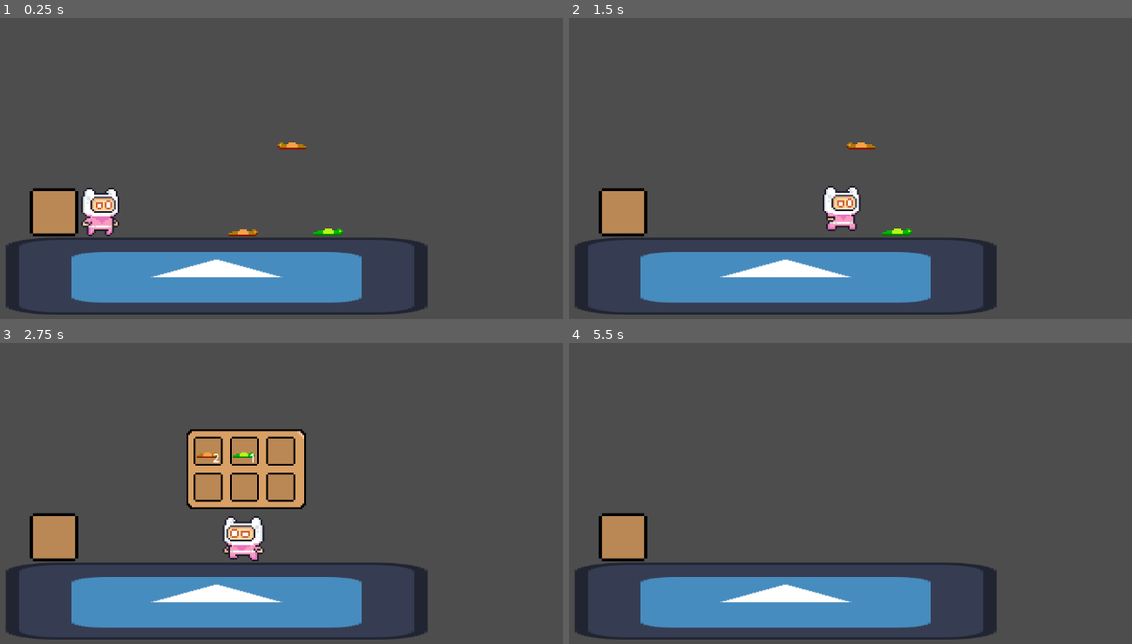
Above: before the commit, frames 1-4 (two rows, left to right).
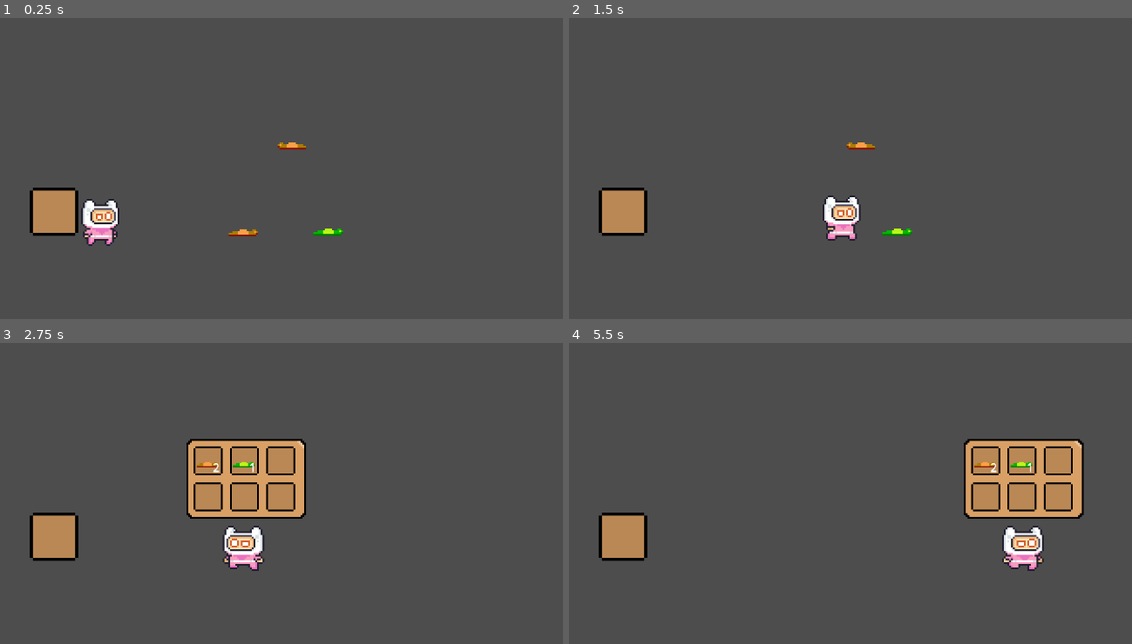
Above: after the commit, the same moments.

Repository: kbyrnes-tcd/rotten-itf
Game: Godot game, scene res://scenes/levels/main.tscn
Two runs of this game, one before a commit and one after it. Both use one fixed random seed, a clock stepped at 60 frames per second and the inputs below. Before the commit the project starts from res://scenes/drafts/main.tscn. The engine's default icon, where the game draws it, is replaced by a stand-in: a white triangle on a blue panel in a dark square.
Inputs:
- Up to frame 1 (0.25 s): no input
- Up to frame 2 (1.5 s): hold D (right) from 0.53 s (still down); tap I (inv) at 0.6, 1.35 s; tap Space (jump) at 0.77 s
- Up to frame 3 (2.75 s): tap Space (jump) at 1.52 s; release D (right) at 2.03 s; hold Left (left) from 2.03 s (still down); tap I (inv) at 2.1 s
- Up to frame 4 (5.5 s): release Left (left) at 2.78 s; hold D (right) 2.78-4.28 s; tap I (inv) every 0.75 s from 2.85 to 5.1 s; tap Space (jump) at 3.02, 3.77, 4.52 s; hold Left (left) 4.28-5.03 s; hold D (right) from 5.03 s (still down)

The runs differ from the first frame. In frame 1, 12% of the frame differs, in the area x 1-77%, y 56-99%; in frame 2, 12%; in frame 3, 16%; in frame 4, 18%, in the area x 1-92%, y 31-99%.

Commit message:
Clean up: re-sorting directories

Diff:
--- a/rotten-itf-game/scenes/drafts/cinematics.tscn
+++ b/rotten-itf-game/scenes/drafts/cinematics.tscn
@@ -13,7 +13,7 @@
 
 [sub_resource type="ShaderMaterial" id="ShaderMaterial_3hg10"]
 shader = ExtResource("6_gcdrg")
-shader_parameter/pixelate_amount = 180
+shader_parameter/pixelate_amount = 150
 
 [node name="Cinematics" type="Node2D" unique_id=2119182474]
 
--- a/rotten-itf-game/scenes/drafts/main.tscn
+++ /dev/null
@@ -1,46 +0,0 @@
-[gd_scene format=3 uid="uid://h1dqndhb88on"]
-
-[ext_resource type="PackedScene" uid="uid://cr5i32q6le804" path="res://scenes/player.tscn" id="1_o5qli"]
-[ext_resource type="Texture2D" uid="uid://c6erfvcnubuee" path="res://icon.svg" id="2_0wfyh"]
-[ext_resource type="PackedScene" uid="uid://ufmhebijpwbb" path="res://scenes/drafts/collectible_item.tscn" id="3_7uiby"]
-[ext_resource type="Resource" uid="uid://6pxkrw3jqp6n" path="res://scripts/inventory_system/items/green_worm.tres" id="4_gf3yc"]
-[ext_resource type="PackedScene" uid="uid://04yyftmutrku" path="res://scenes/drafts/item_consumer.tscn" id="5_s7xyy"]
-
-[sub_resource type="RectangleShape2D" id="RectangleShape2D_0wfyh"]
-size = Vector2(128, 130)
-
-[node name="Main" type="Node2D" unique_id=1166888353]
-
-[node name="Player" parent="." unique_id=1515659648 instance=ExtResource("1_o5qli")]
-position = Vector2(385, 468)
-
-[node name="Ground" type="StaticBody2D" parent="." unique_id=1631808054]
-position = Vector2(579, 577)
-metadata/_edit_group_ = true
-
-[node name="Sprite2D" type="Sprite2D" parent="Ground" unique_id=1946065389]
-scale = Vector2(5.455, 1)
-texture = ExtResource("2_0wfyh")
-
-[node name="CollisionShape2D" type="CollisionShape2D" parent="Ground" unique_id=2008563852]
-position = Vector2(0, -1)
-scale = Vector2(5.455, 1)
-shape = SubResource("RectangleShape2D_0wfyh")
-
-[node name="OrangeWorm" parent="." unique_id=385129123 instance=ExtResource("3_7uiby")]
-position = Vector2(625, 487)
-
-[node name="OrangeWorm2" parent="." unique_id=1316661098 instance=ExtResource("3_7uiby")]
-position = Vector2(702, 343)
-
-[node name="Sprite2D" parent="OrangeWorm2" index="0" unique_id=1696524264]
-flip_h = true
-
-[node name="GreenWorm" parent="." unique_id=1305437828 instance=ExtResource("3_7uiby")]
-position = Vector2(765, 486.00003)
-item = ExtResource("4_gf3yc")
-
-[node name="Lantern" parent="." unique_id=1931797563 instance=ExtResource("5_s7xyy")]
-position = Vector2(310, 471.00003)
-
-[editable path="OrangeWorm2"]
--- a/rotten-itf-game/scenes/drafts/stained_glass.tscn
+++ b/rotten-itf-game/scenes/drafts/stained_glass.tscn
@@ -5,6 +5,8 @@
 [ext_resource type="Texture2D" uid="uid://srg6kckh762f" path="res://assets/images/env/st-glass-bg.PNG" id="3_wpspq"]
 
 [node name="StainedGlass" type="Node2D" unique_id=680894345]
+position = Vector2(532, 241)
+scale = Vector2(0.535, 0.535)
 
 [node name="StGlassFg" type="Sprite2D" parent="." unique_id=1734605975]
 texture = ExtResource("1_xefp7")
@@ -15,7 +17,7 @@
 [node name="ExtendedLight" type="PointLight2D" parent="StGlassLight" unique_id=1805590217]
 z_index = 125
 color = Color(1, 1, 0.5803922, 1)
-energy = 0.34
+energy = 0.72
 texture = ExtResource("2_c5p43")
 offset = Vector2(-30.495, 0)
 texture_scale = 1.1
@@ -23,7 +25,7 @@
 [node name="InteriorLight" type="PointLight2D" parent="StGlassLight" unique_id=1530116056]
 z_index = 125
 color = Color(1, 1, 0.5803922, 1)
-energy = 0.44
+energy = 0.59
 texture = ExtResource("2_c5p43")
 
 [node name="StGlassBg" type="Sprite2D" parent="." unique_id=1692828321]
@@ -31,5 +33,5 @@
 
 [node name="DirectionalLightOcclusion" type="DirectionalLight2D" parent="." unique_id=408215709]
 color = Color(0.6094544, 0.46185285, 0.36491126, 1)
-energy = 1.72
+energy = 1.65
 blend_mode = 1
--- /dev/null
+++ b/rotten-itf-game/scenes/levels/main.tscn
@@ -0,0 +1,47 @@
+[gd_scene format=3 uid="uid://h1dqndhb88on"]
+
+[ext_resource type="PackedScene" uid="uid://cr5i32q6le804" path="res://scenes/player.tscn" id="1_u81e1"]
+[ext_resource type="Texture2D" uid="uid://btvw0tm1fb350" path="res://assets/images/env/brick-wall.jpg" id="2_b6bv0"]
+[ext_resource type="PackedScene" uid="uid://ufmhebijpwbb" path="res://scenes/collectible_item.tscn" id="3_ubwgw"]
+[ext_resource type="Resource" uid="uid://6pxkrw3jqp6n" path="res://scripts/inventory_system/items/green_worm.tres" id="4_vkq25"]
+[ext_resource type="PackedScene" uid="uid://04yyftmutrku" path="res://scenes/item_consumer.tscn" id="5_7lrji"]
+
+[sub_resource type="RectangleShape2D" id="RectangleShape2D_0wfyh"]
+size = Vector2(128, 145.60507)
+
+[node name="Main" type="Node2D" unique_id=1166888353]
+
+[node name="Player" parent="." unique_id=1515659648 instance=ExtResource("1_u81e1")]
+position = Vector2(385, 468)
+
+[node name="Ground" type="StaticBody2D" parent="." unique_id=1631808054]
+position = Vector2(579, 633)
+scale = Vector2(1.7677535, -1.3315735)
+
+[node name="Sprite2D" type="Sprite2D" parent="Ground" unique_id=1946065389]
+position = Vector2(1, 0)
+scale = Vector2(1, 0.31999946)
+texture = ExtResource("2_b6bv0")
+
+[node name="CollisionShape2D" type="CollisionShape2D" parent="Ground" unique_id=2008563852]
+position = Vector2(0, 6.8025513)
+scale = Vector2(5.455, 1)
+shape = SubResource("RectangleShape2D_0wfyh")
+
+[node name="OrangeWorm" parent="." unique_id=385129123 instance=ExtResource("3_ubwgw")]
+position = Vector2(625, 487)
+
+[node name="OrangeWorm2" parent="." unique_id=1316661098 instance=ExtResource("3_ubwgw")]
+position = Vector2(702, 343)
+
+[node name="Sprite2D" parent="OrangeWorm2" index="0" unique_id=1696524264]
+flip_h = true
+
+[node name="GreenWorm" parent="." unique_id=1305437828 instance=ExtResource("3_ubwgw")]
+position = Vector2(765, 486.00003)
+item = ExtResource("4_vkq25")
+
+[node name="Lantern" parent="." unique_id=1931797563 instance=ExtResource("5_7lrji")]
+position = Vector2(310, 470)
+
+[editable path="OrangeWorm2"]
Renamed: rotten-itf-game/scenes/drafts/collectible_item.tscn -> rotten-itf-game/scenes/collectible_item.tscn
Renamed: rotten-itf-game/scenes/drafts/item_consumer.tscn -> rotten-itf-game/scenes/item_consumer.tscn
